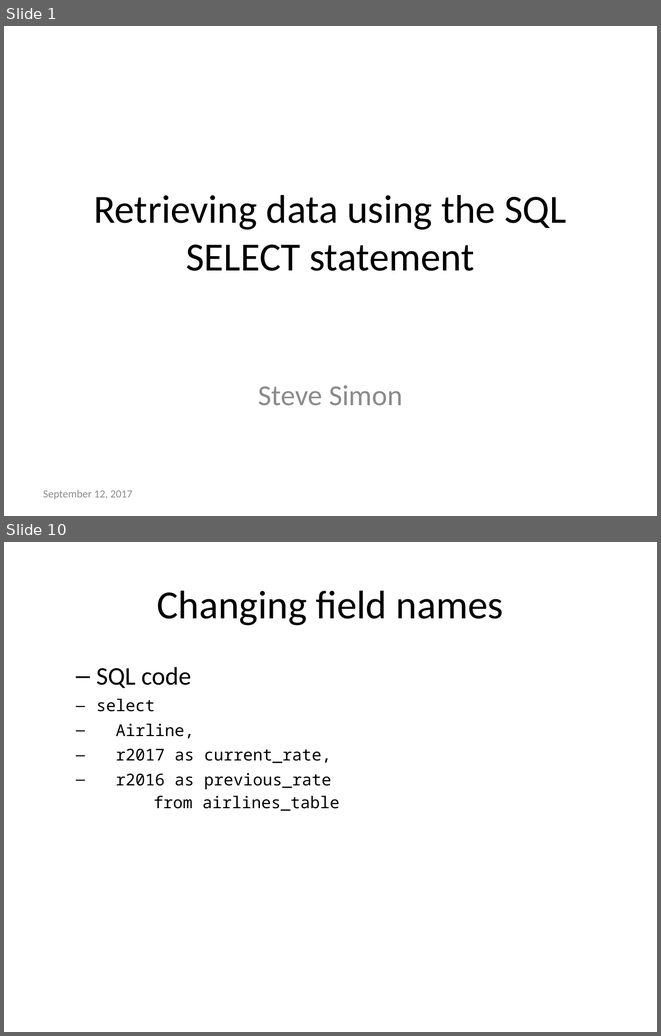
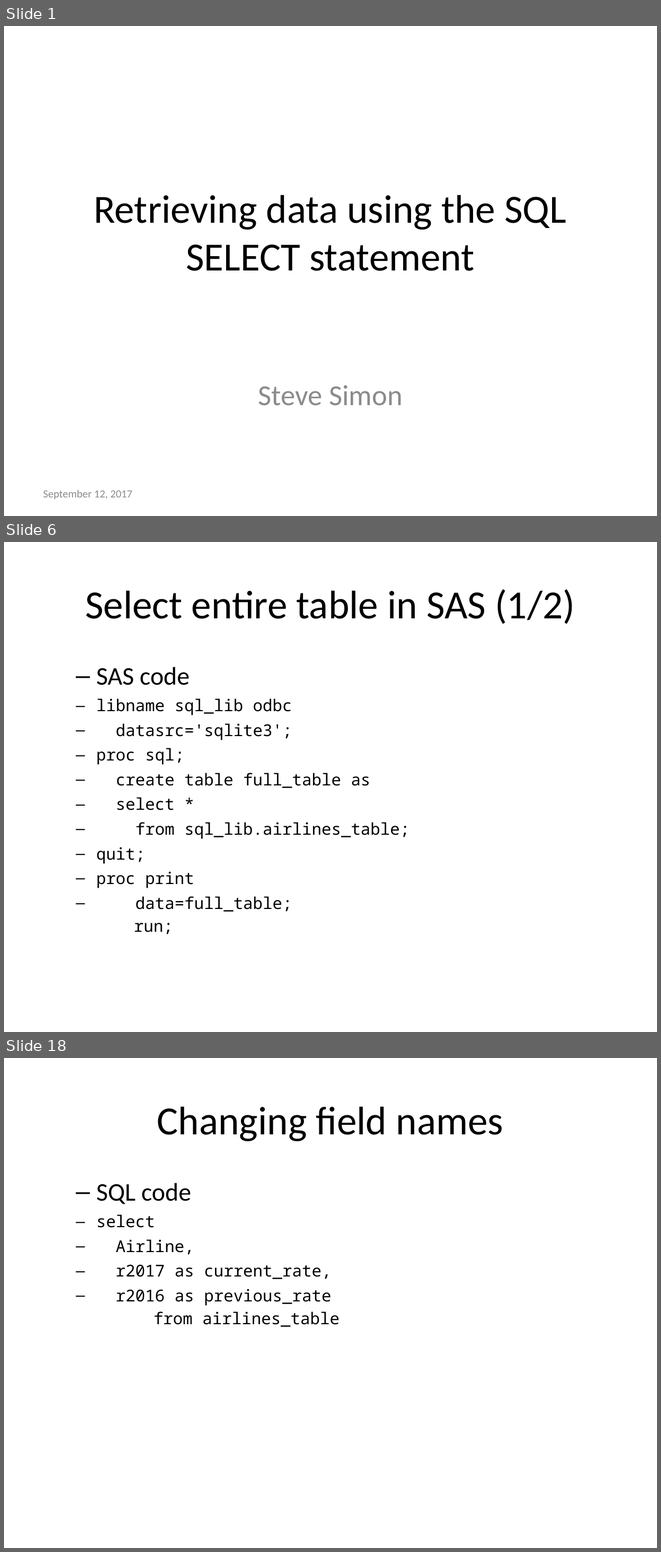
Before and after one commit to pmean/introduction-to-sql, a slide deck: src/select.pptx. Shown one above the other, each under a label of ours: slides 1 and 10 before the commit, slides 1, 6 and 18 after it; the slides between them are not shown. The pictures are 661x1036 and 661x1552 pixels, drawn with LibreOffice and Linux fonts; fonts in the diff are those of the drawing. Boxes give left, top, right and bottom in pixels: in the first picture for what was removed or moved away, otherwise in the second. Text is boxed around its words. In the diff, an @@ line names an element or a change of style, - is before the commit and + after.

```diff
--- a/src/select.pptx
+++ b/src/select.pptx
@@ slide 6 added at <box>4,542,657,1032</box>, background #FFFFFF @@
@@ title added at <box>85,589,575,624</box>, 44 pt, text #000000 @@
+Select entire table in SAS (1/2)
@@ text added at <box>96,667,409,934</box>, 18 pt, text #000000 @@
+  – SAS code
+libname sql_lib odbc
+datasrc='sqlite3';
+proc sql;
+create table full_table as
+select *
+from sql_lib.airlines_table;
+quit;
+proc print
+data=full_table;
+run;
@@ what was slide 10 is now slide 18 @@
```
Also in this commit, not shown: 8 slides changed, 11 other slides added, 1 slide removed, 17 other files.
